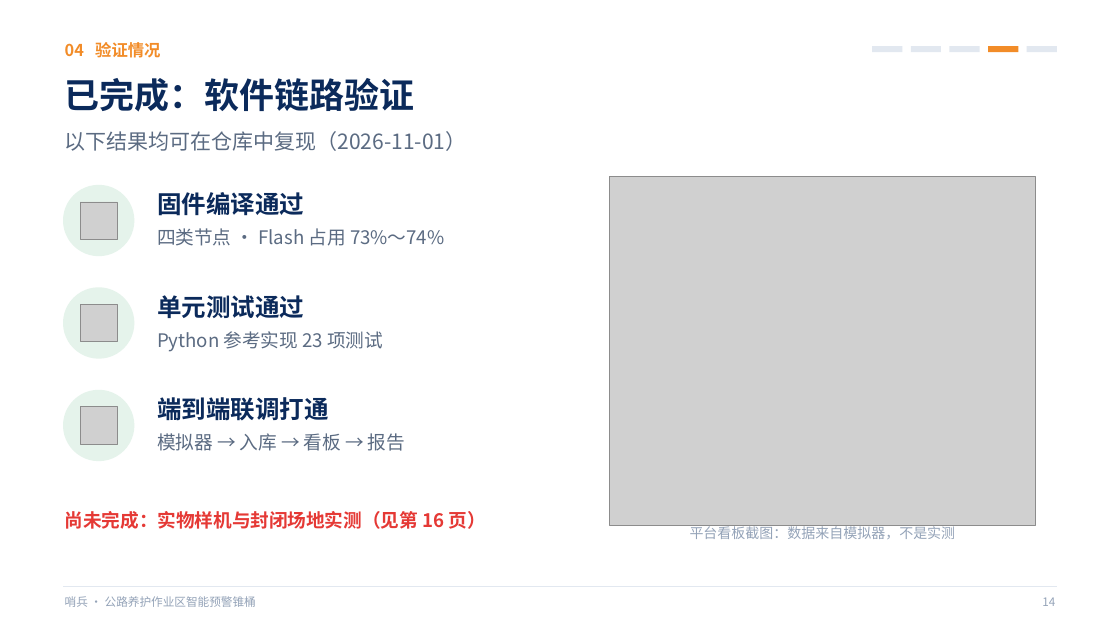
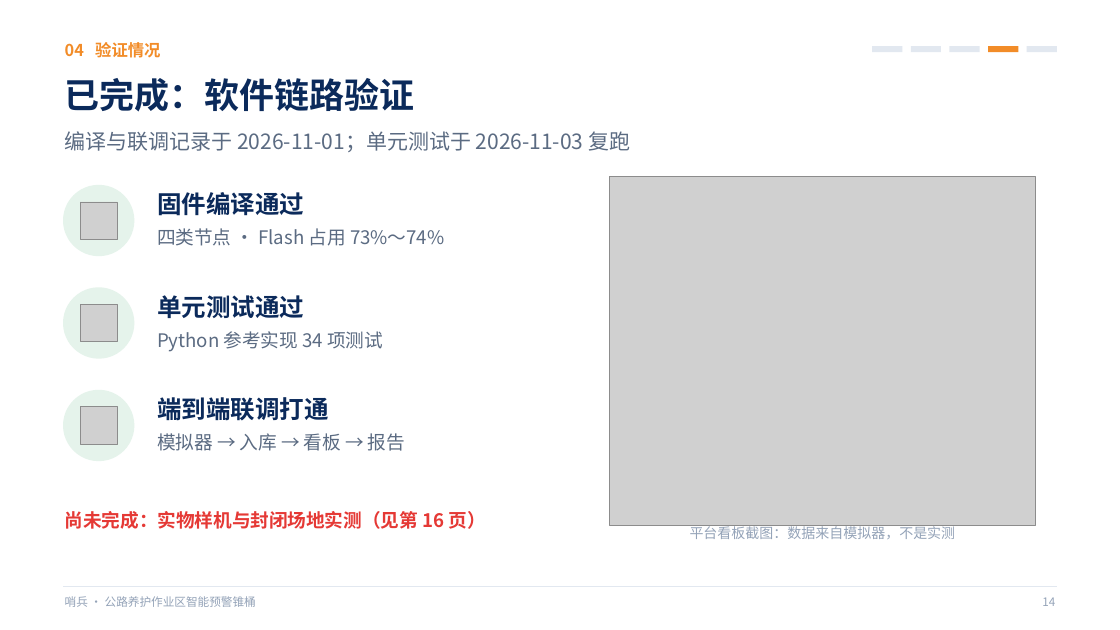
Before and after one commit to wy165611/smart-warning-cone, a slide deck: slide 14 of competition/challenge-cup/哨兵_挑战杯答辩PPT.pptx. Drawn at 1120x630 pixels with LibreOffice and Linux fonts; fonts in the diff are those of the drawing; grey boxes stand for pictures. Boxes give left, top, right and bottom in pixels: in the first picture for what was removed or moved away, otherwise in the second. Text is boxed around its words. In the diff, an @@ line names an element or a change of style, - is before the commit and + after.

```diff
--- a/competition/challenge-cup/哨兵_挑战杯答辩PPT.pptx
+++ b/competition/challenge-cup/哨兵_挑战杯答辩PPT.pptx
@@ text at [65,131,630,152]: text changed @@
-以下结果均可在仓库中复现（2026-11-01）
+编译与联调记录于 2026-11-01；单元测试于 2026-11-03 复跑
@@ text at [157,331,383,352]: text changed @@
-Python 参考实现 23 项测试
+Python 参考实现 34 项测试
```
Also in this commit, not shown: 41 other files.
